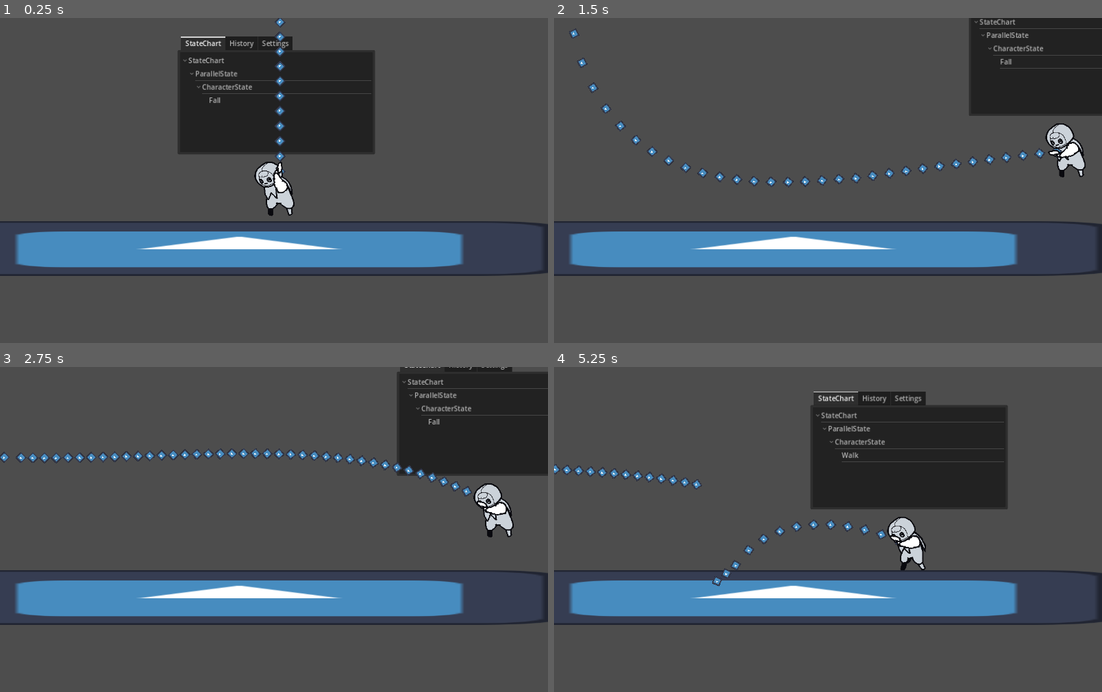
Above: before the commit, frames 1-4 (two rows, left to right).
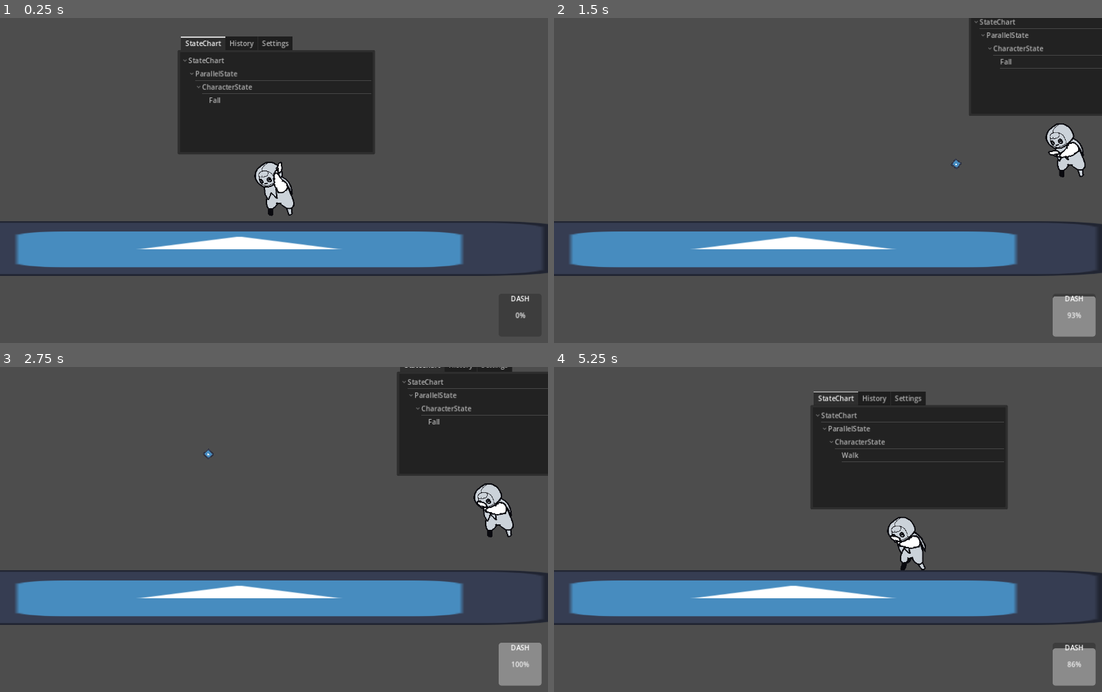
Above: after the commit, the same moments.

Repository: GerryLiman4/Metroidvania22
Game: Godot game, scene res://Component/Level/level_base.tscn
Same seed, same stepped clock (60 frames per second), same inputs: the game is played once before the commit and once after it. The engine's default icon, where the game draws it, is replaced by a stand-in: a white triangle on a blue panel in a dark square.
Inputs (mouse positions are in pixels of both pictures, inside the frame that each line leads up to):
- Up to frame 1 (0.25 s): no input
- Up to frame 2 (1.5 s): tap Enter at 0.5 s; move the mouse to (948, 164) at 0.52 s; hold K (dash) 0.53-1.28 s; hold D (right) from 0.53 s (still down); tap Space (jump) at 0.77 s; click (948, 164) at 0.8 s; move the mouse to (718, 196) at 1.27 s; click (718, 196) at 1.35 s
- Up to frame 3 (2.75 s): tap Space (jump) at 1.52 s; tap K (dash) at 1.55 s; move the mouse to (328, 458) at 2.02 s; release D (right) at 2.03 s; hold A (left) from 2.03 s (still down); hold Ctrl (crawl) from 2.03 s (still down); click (328, 458) at 2.3 s
- Up to frame 4 (5.25 s): move the mouse to (800, 594) at 2.77 s; release A (left) at 2.78 s; release Ctrl (crawl) at 2.78 s; hold D (right) 2.78-4.28 s; tap K (dash) at 2.85, 4.55 s; click (800, 594) at 2.92 s; tap Space (jump) at 3.02, 3.77, 4.52 s; move the mouse to (992, 578) at 3.52 s; click (992, 578) at 3.6 s; move the mouse to (663, 480) at 4.27 s; hold A (left) 4.28-5.03 s; tap Shift at 4.35 s; click (663, 480) at 4.42 s; move the mouse to (855, 529) at 5.02 s; hold D (right) from 5.03 s (still down); hold K (dash) from 5.03 s (still down)

The runs differ from the first frame. In frame 1, 0.4% of the frame differs, in the area x 50-97%, y 0-93%; in frame 2, 1.6%; in frame 3, 1.9%, in the area x 0-99%, y 25-99%; in frame 4, 1.5%.

Commit message:
added hud and limit shoot

Diff:
--- a/Component/Level/level_base.tscn
+++ b/Component/Level/level_base.tscn
@@ -1,7 +1,8 @@
-[gd_scene load_steps=4 format=3 uid="uid://crxx5jgqm5nmc"]
+[gd_scene load_steps=5 format=3 uid="uid://crxx5jgqm5nmc"]
 
 [ext_resource type="PackedScene" uid="uid://dh2v1mpv02wq0" path="res://Component/Player/player.tscn" id="1_pufy1"]
 [ext_resource type="Texture2D" uid="uid://di2a5josdqki3" path="res://icon.svg" id="2_h2tp4"]
+[ext_resource type="PackedScene" uid="uid://d00kq2aoxk1s5" path="res://Component/UI/hud.tscn" id="3_dmqsi"]
 
 [sub_resource type="RectangleShape2D" id="RectangleShape2D_7o3ok"]
 size = Vector2(128, 123)
@@ -23,3 +24,7 @@
 [node name="CollisionShape2D" type="CollisionShape2D" parent="Sprite2D/StaticBody2D"]
 position = Vector2(1, -0.5)
 shape = SubResource("RectangleShape2D_7o3ok")
+
+[node name="CanvasLayer" type="CanvasLayer" parent="."]
+
+[node name="HUD" parent="CanvasLayer" instance=ExtResource("3_dmqsi")]
--- a/Component/Player/main_character_animation.tres
+++ b/Component/Player/main_character_animation.tres
@@ -47,6 +47,34 @@
 atlas = ExtResource("2_2bwdr")
 region = Rect2(768, 0, 128, 128)
 
+[sub_resource type="AtlasTexture" id="AtlasTexture_l4qug"]
+atlas = ExtResource("2_2bwdr")
+region = Rect2(0, 0, 128, 128)
+
+[sub_resource type="AtlasTexture" id="AtlasTexture_av0rq"]
+atlas = ExtResource("2_2bwdr")
+region = Rect2(768, 0, 128, 128)
+
+[sub_resource type="AtlasTexture" id="AtlasTexture_a5tad"]
+atlas = ExtResource("2_2bwdr")
+region = Rect2(640, 0, 128, 128)
+
+[sub_resource type="AtlasTexture" id="AtlasTexture_vd542"]
+atlas = ExtResource("2_2bwdr")
+region = Rect2(512, 0, 128, 128)
+
+[sub_resource type="AtlasTexture" id="AtlasTexture_i0uf4"]
+atlas = ExtResource("2_2bwdr")
+region = Rect2(384, 0, 128, 128)
+
+[sub_resource type="AtlasTexture" id="AtlasTexture_281je"]
+atlas = ExtResource("2_2bwdr")
+region = Rect2(256, 0, 128, 128)
+
+[sub_resource type="AtlasTexture" id="AtlasTexture_btebr"]
+atlas = ExtResource("2_2bwdr")
+region = Rect2(128, 0, 128, 128)
+
 [resource]
 animations = [{
 "frames": [{
@@ -91,4 +119,30 @@
 "loop": true,
 "name": &"Walk",
 "speed": 10.0
+}, {
+"frames": [{
+"duration": 1.0,
+"texture": SubResource("AtlasTexture_l4qug")
+}, {
+"duration": 1.0,
+"texture": SubResource("AtlasTexture_av0rq")
+}, {
+"duration": 1.0,
+"texture": SubResource("AtlasTexture_a5tad")
+}, {
+"duration": 1.0,
+"texture": SubResource("AtlasTexture_vd542")
+}, {
+"duration": 1.0,
+"texture": SubResource("AtlasTexture_i0uf4")
+}, {
+"duration": 1.0,
+"texture": SubResource("AtlasTexture_281je")
+}, {
+"duration": 1.0,
+"texture": SubResource("AtlasTexture_btebr")
+}],
+"loop": true,
+"name": &"WalkBackward",
+"speed": 10.0
 }]
--- a/Component/Player/player.gd
+++ b/Component/Player/player.gd
@@ -12,13 +12,16 @@
 const CRAWL_SPEED : float = 180.0
 const DASH_SPEED : float = 1200.0
 const DOUBLE_JUMP_VELOCITY : float = -350.0
-
+const DASH_COOLDOWN : float = 1.0
 enum FACING{RIGHT,LEFT}
 
 @export var face_direction : FACING
+
 var dash_timer : float = 0.25
 var dash_cooldown_timestamp : float = -1.0
+
 var object_timer : float = 0.0
+
 var is_crawling : bool = false
 
 var can_double_jump : bool = true
@@ -31,6 +34,7 @@
 @export var head_model : Sprite2D
 @export var head_sprite : Sprite2D
 
+@export_category("Shooter")
 @export var bullet_pref : PackedScene
 @export var shooter : Node2D
 # Called when the node enters the scene tree for the first time.
@@ -142,7 +146,7 @@
 	return false
 
 func check_dash() -> bool :
-	if get_dash_input() == true && object_timer >= dash_cooldown_timestamp + 1.0 :
+	if get_dash_input() == true && object_timer >= dash_cooldown_timestamp + DASH_COOLDOWN :
 		return true
 
 	return false
@@ -164,10 +168,11 @@
 	else:
 		$AnimatedSprite2D/Arm.rotation_degrees = arm_model.rotation_degrees
 
-	var bullet : Bullet = bullet_pref.instantiate()
-	bullet.global_position = shooter.global_position
-	bullet.launch($AnimatedSprite2D/Arm/Marker2D.global_position, Vector2.LEFT.rotated(deg_to_rad(arm_model.rotation_degrees)), 2000)
-	call_add_child(bullet)
+	if Input.is_action_just_pressed("shoot") == true :
+		var bullet : Bullet = bullet_pref.instantiate()
+		bullet.global_position = shooter.global_position
+		bullet.launch($AnimatedSprite2D/Arm/Marker2D.global_position, Vector2.LEFT.rotated(deg_to_rad(arm_model.rotation_degrees)), 2000)
+		call_add_child(bullet)
 
 #endregion
 
@@ -212,6 +217,14 @@
 
 func _on_walk_state_input(event):
 	pass
+
+func _on_walk_state_processing(delta):
+	if (face_direction == FACING.LEFT && velocity.x > 0 ) or (face_direction == FACING.RIGHT && velocity.x < 0 ):
+		if animation_player.animation == "Walk" :
+			animation_player.play("WalkBackward")
+	else :
+		if animation_player.animation == "WalkBackward" :
+			animation_player.play("Walk")
 
 func _on_walk_state_physics_processing(delta):
 	if check_idle() == true:
@@ -272,7 +285,7 @@
 		return
 
 	get_move_input()
-	if get_dash_input() == true && object_timer >= dash_cooldown_timestamp + 1.0 :
+	if get_dash_input() == true && object_timer >= dash_cooldown_timestamp + DASH_COOLDOWN :
 		switch_state(CharacterStateId.Id.DASH)
 		return
 
@@ -318,12 +331,15 @@
 
 
 func _on_dash_state_entered():
+	# set timestamp for cooldown
 	dash_cooldown_timestamp = object_timer
 
 	if face_direction == FACING.LEFT :
 		velocity.x = -DASH_SPEED
 	else :
 		velocity.x = DASH_SPEED
+
+	SignalManager.player_dash.emit(DASH_COOLDOWN)
 
 func _on_dash_state_exited():
 	dash_timer = 0.25
--- a/Component/Player/player.tscn
+++ b/Component/Player/player.tscn
@@ -38,8 +38,8 @@
 
 [node name="AnimatedSprite2D" type="AnimatedSprite2D" parent="."]
 sprite_frames = ExtResource("5_13q23")
-animation = &"Idle"
-frame_progress = 0.533431
+animation = &"WalkBackward"
+frame_progress = 0.621715
 
 [node name="HeadModel" type="Sprite2D" parent="AnimatedSprite2D"]
 position = Vector2(16, 0)
@@ -223,6 +223,7 @@
 [connection signal="state_exited" from="StateChart/ParallelState/CharacterState/Walk" to="." method="_on_walk_state_exited"]
 [connection signal="state_input" from="StateChart/ParallelState/CharacterState/Walk" to="." method="_on_walk_state_input"]
 [connection signal="state_physics_processing" from="StateChart/ParallelState/CharacterState/Walk" to="." method="_on_walk_state_physics_processing"]
+[connection signal="state_processing" from="StateChart/ParallelState/CharacterState/Walk" to="." method="_on_walk_state_processing"]
 [connection signal="state_entered" from="StateChart/ParallelState/CharacterState/Jump" to="." method="_on_jump_state_entered"]
 [connection signal="state_exited" from="StateChart/ParallelState/CharacterState/Jump" to="." method="_on_jump_state_exited"]
 [connection signal="state_input" from="StateChart/ParallelState/CharacterState/Jump" to="." method="_on_jump_state_input"]
--- /dev/null
+++ b/Component/UI/HUD.gd
@@ -0,0 +1,29 @@
+extends Control
+
+#region dash
+@onready var dash_skill = $MarginContainer/Skills/SkillsPanel/DashSkill
+@onready var dash_timer = $MarginContainer/Skills/SkillsPanel/DashSkill/DashTimer
+
+var dash_cooling_down : bool = false
+#endregion
+
+func _ready():
+	# region connect all the signal
+	SignalManager.player_dash.connect(on_player_dash)
+
+func _process(delta):
+	# calculate the dash hud
+	if dash_cooling_down == true :
+		dash_skill.set_value_no_signal((dash_timer.wait_time - dash_timer.time_left) / dash_timer.wait_time * 100.0)
+
+#region dash
+func on_player_dash(cooldown_time : float) :
+	dash_skill.set_value_no_signal(0.0)
+	dash_timer.wait_time = cooldown_time
+	dash_timer.start(dash_timer.wait_time)
+	dash_cooling_down = true
+
+func _on_dash_timer_timeout():
+	dash_skill.set_value_no_signal(100.0)
+	dash_cooling_down = false
+#endregion
--- /dev/null
+++ b/Component/UI/hud.tscn
@@ -0,0 +1,60 @@
+[gd_scene load_steps=2 format=3 uid="uid://d00kq2aoxk1s5"]
+
+[ext_resource type="Script" path="res://Component/UI/HUD.gd" id="1_yxarq"]
+
+[node name="HUD" type="Control"]
+layout_mode = 3
+anchors_preset = 15
+anchor_right = 1.0
+anchor_bottom = 1.0
+grow_horizontal = 2
+grow_vertical = 2
+mouse_filter = 1
+mouse_default_cursor_shape = 1
+script = ExtResource("1_yxarq")
+
+[node name="MarginContainer" type="MarginContainer" parent="."]
+layout_mode = 1
+anchors_preset = 15
+anchor_right = 1.0
+anchor_bottom = 1.0
+grow_horizontal = 2
+grow_vertical = 2
+theme_override_constants/margin_left = 15
+theme_override_constants/margin_top = 15
+theme_override_constants/margin_right = 15
+theme_override_constants/margin_bottom = 15
+
+[node name="Skills" type="Control" parent="MarginContainer"]
+layout_mode = 2
+
+[node name="SkillsPanel" type="HBoxContainer" parent="MarginContainer/Skills"]
+layout_mode = 1
+anchors_preset = 12
+anchor_top = 1.0
+anchor_right = 1.0
+anchor_bottom = 1.0
+grow_horizontal = 2
+grow_vertical = 0
+theme_override_constants/separation = 10
+alignment = 2
+
+[node name="DashSkill" type="ProgressBar" parent="MarginContainer/Skills/SkillsPanel"]
+custom_minimum_size = Vector2(100, 100)
+layout_mode = 2
+fill_mode = 3
+
+[node name="Label" type="Label" parent="MarginContainer/Skills/SkillsPanel/DashSkill"]
+layout_mode = 1
+anchors_preset = 10
+anchor_right = 1.0
+offset_bottom = 26.0
+grow_horizontal = 2
+text = "DASH"
+horizontal_alignment = 1
+vertical_alignment = 3
+
+[node name="DashTimer" type="Timer" parent="MarginContainer/Skills/SkillsPanel/DashSkill"]
+one_shot = true
+
+[connection signal="timeout" from="MarginContainer/Skills/SkillsPanel/DashSkill/DashTimer" to="." method="_on_dash_timer_timeout"]
--- /dev/null
+++ b/Script/Singleton/SignalManager.gd
@@ -0,0 +1,7 @@
+extends Node
+
+#region player
+
+signal player_dash(cooldown_time : float)
+
+#endregion
--- /dev/null
+++ b/Script/Utility/FactionId.gd
@@ -0,0 +1,8 @@
+extends Object
+
+
+enum Id{
+	NEUTRAL,
+	PLAYER,
+	ENEMY
+}
--- a/project.godot
+++ b/project.godot
@@ -14,6 +14,10 @@
 run/main_scene="res://Component/Level/level_base.tscn"
 config/features=PackedStringArray("4.1", "GL Compatibility")
 config/icon="res://icon.svg"
+
+[autoload]
+
+SignalManager="*res://Script/Singleton/SignalManager.gd"
 
 [display]
 
@@ -60,6 +64,11 @@
 , Object(InputEventKey,"resource_local_to_scene":false,"resource_name":"","device":-1,"window_id":0,"alt_pressed":false,"shift_pressed":false,"ctrl_pressed":false,"meta_pressed":false,"pressed":false,"keycode":0,"physical_keycode":4194325,"key_label":0,"unicode":0,"echo":false,"script":null)
 ]
 }
+shoot={
+"deadzone": 0.5,
+"events": [Object(InputEventMouseButton,"resource_local_to_scene":false,"resource_name":"","device":-1,"window_id":0,"alt_pressed":false,"shift_pressed":false,"ctrl_pressed":false,"meta_pressed":false,"button_mask":1,"position":Vector2(98, 14),"global_position":Vector2(102, 57),"factor":1.0,"button_index":1,"canceled":false,"pressed":true,"double_click":false,"script":null)
+]
+}
 
 [rendering]
 
Not shown: 1 places in Component/Player/main_character_animation.tres that only renumber resources
